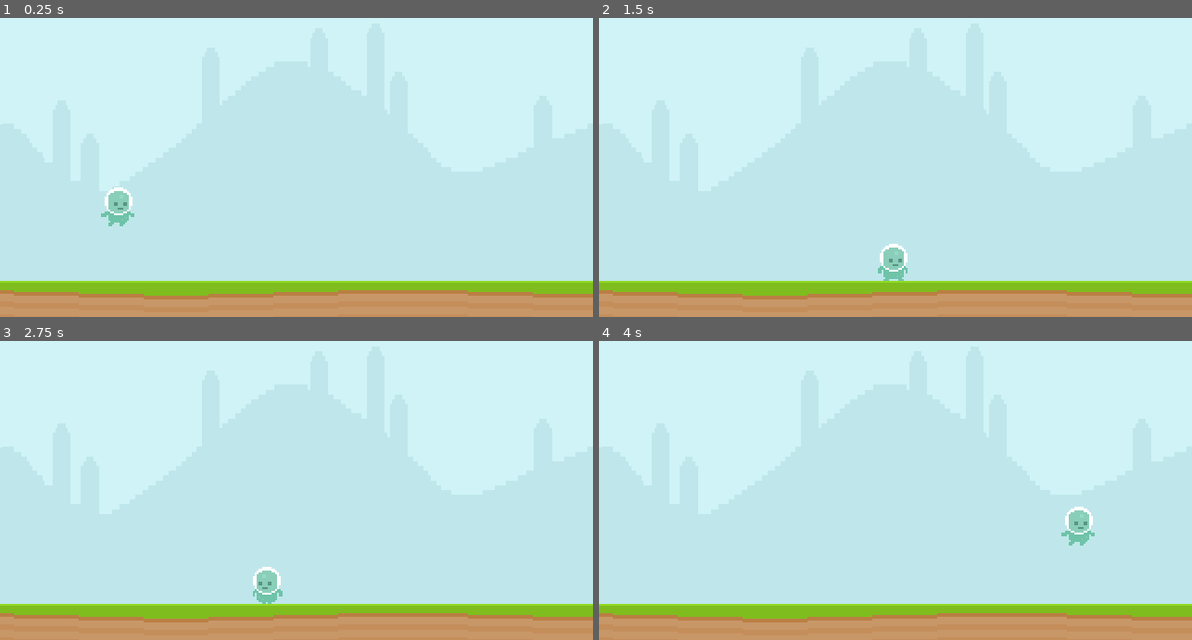
Above: before the commit, frames 1-4 (two rows, left to right).
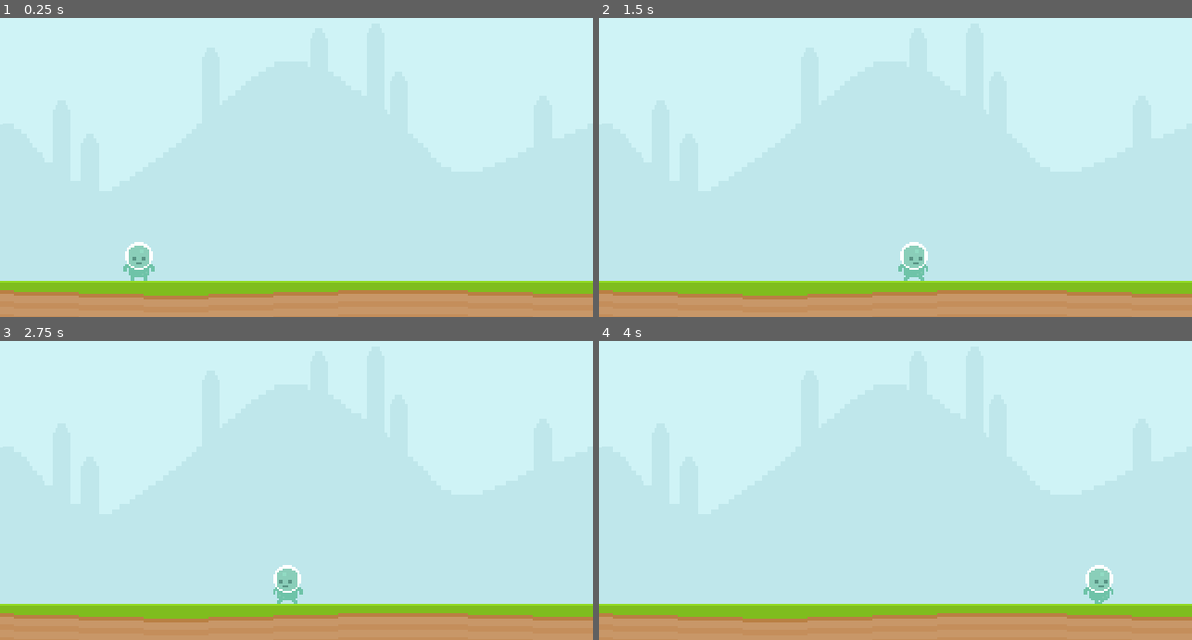
Above: after the commit, the same moments.

Repository: ludover-workshop/example-project-2022
Game: Godot game, scene res://levels/playground/Playground.tscn
The game is run twice, just before and just after one commit, with the same random seed, the same clock (stepped at 60 frames per second) and the same inputs.
Inputs:
- Up to frame 1 (0.25 s): no input
- Up to frame 2 (1.5 s): hold Right (walk_right) from 0.53 s (still down); tap Space (jump, bound only before the commit) at 0.6, 0.77, 1.07, 1.35 s
- Up to frame 3 (2.75 s): tap Space (jump, bound only before the commit) at 1.52, 1.82, 2.1 s; release Right (walk_right) at 2.03 s; hold Left (walk_left) from 2.03 s (still down)
- Up to frame 4 (4 s): release Left (walk_left) at 2.78 s; hold Right (walk_right) from 2.78 s (still down); tap Space (jump, bound only before the commit) at 2.85, 3.02, 3.32, 3.6, 3.77 s

The runs differ from the first frame. In frame 1, 1.0% of the frame differs, in the area x 17-27%, y 56-88%; in frame 2, 0.9%; in frame 3, 0.9%; in frame 4, 1.0%.

Commit message:
Remove jump and gravity

Diff:
--- a/levels/playground/Playground.tscn
+++ b/levels/playground/Playground.tscn
@@ -15,7 +15,7 @@
 texture = ExtResource( 3 )
 
 [node name="Player" parent="." instance=ExtResource( 2 )]
-position = Vector2( 64, 104 )
+position = Vector2( 75, 150 )
 
 [node name="StaticBody2D" type="StaticBody2D" parent="."]
 position = Vector2( 200, 172 )
--- a/player/Player.gd
+++ b/player/Player.gd
@@ -3,8 +3,7 @@
 var velocity = Vector2.ZERO
 
 export (int) var speed = 100
-export (int) var jump_speed = -200
-export (int) var gravity = 500
+
 
 func _physics_process(delta):
 
@@ -22,11 +21,4 @@
 	else:
 		$AnimatedSprite.animation = "walk"
 
-	velocity.y += gravity * delta
-	if Input.is_action_just_pressed("jump"):
-		if is_on_floor():
-			velocity.y = jump_speed
-	if not is_on_floor():
-		$AnimatedSprite.animation = "jump"
-
 	velocity = move_and_slide(velocity, Vector2.UP)
--- a/project.godot
+++ b/project.godot
@@ -35,11 +35,6 @@
 "events": [ Object(InputEventKey,"resource_local_to_scene":false,"resource_name":"","device":0,"alt":false,"shift":false,"control":false,"meta":false,"command":false,"pressed":false,"scancode":0,"physical_scancode":16777233,"unicode":0,"echo":false,"script":null)
  ]
 }
-jump={
-"deadzone": 0.5,
-"events": [ Object(InputEventKey,"resource_local_to_scene":false,"resource_name":"","device":0,"alt":false,"shift":false,"control":false,"meta":false,"command":false,"pressed":false,"scancode":0,"physical_scancode":32,"unicode":0,"echo":false,"script":null)
- ]
-}
 
 [physics]
 
